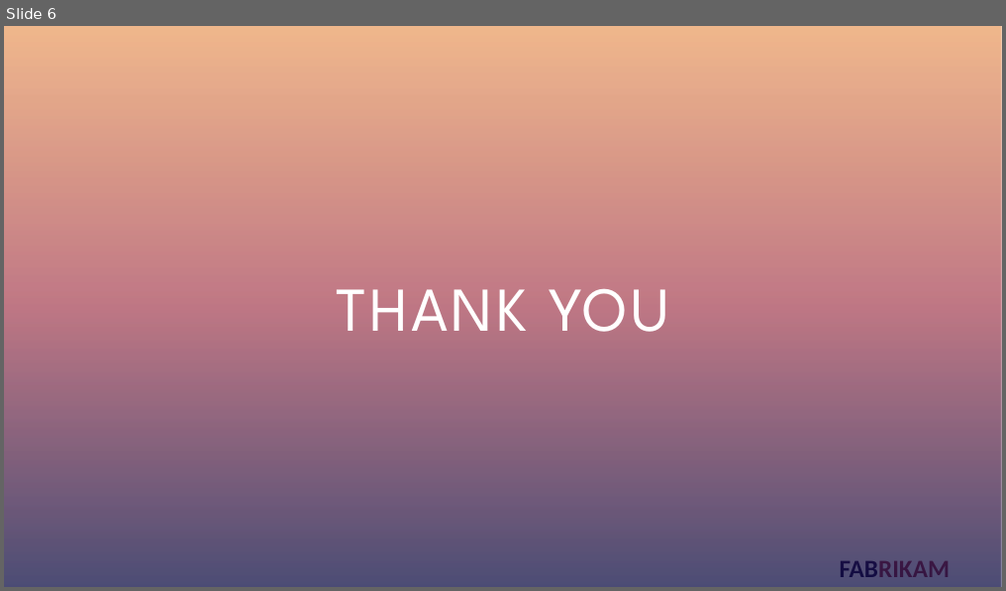
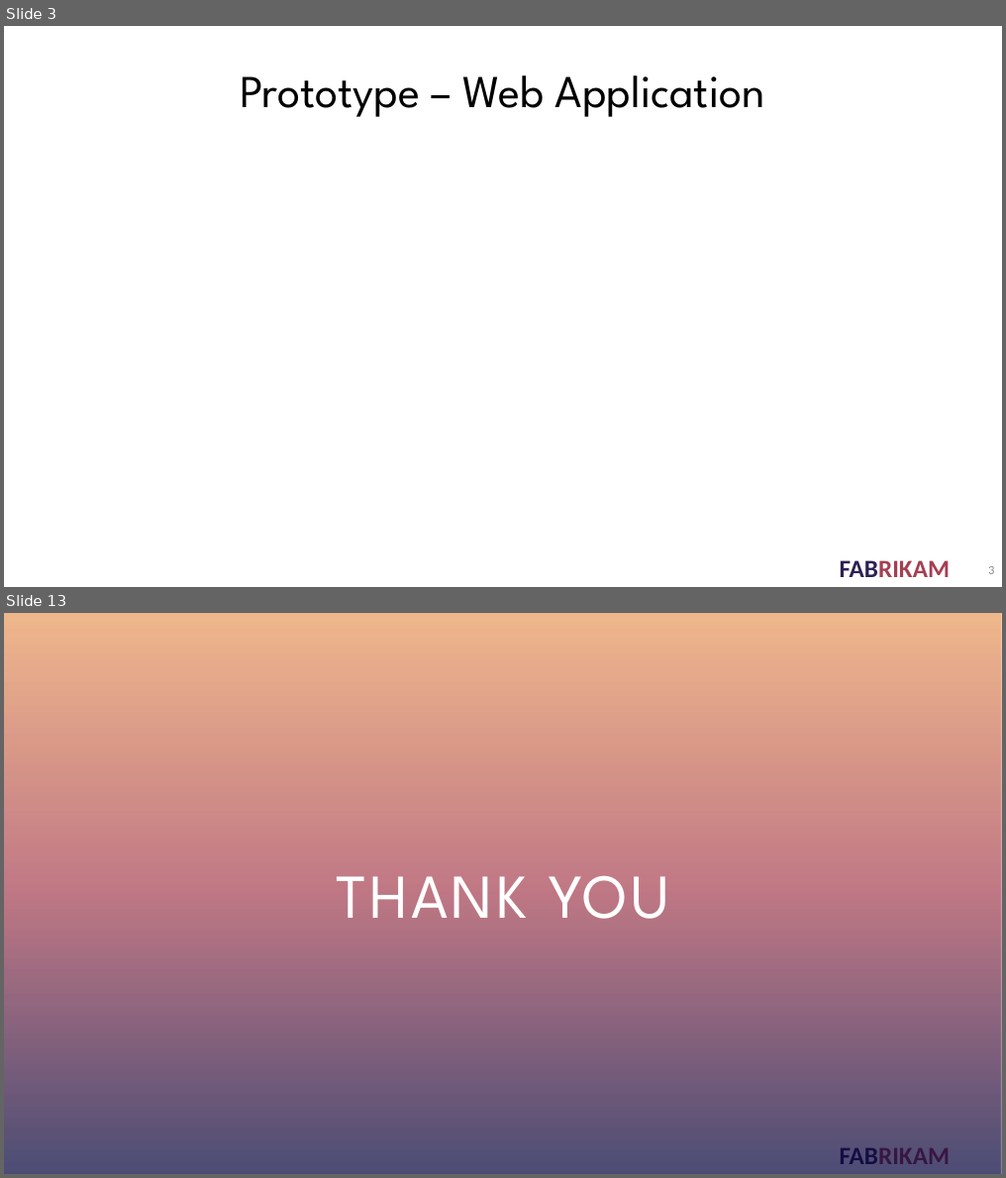
Before and after one commit to Pathfinder-Team/Computing-Project-2019---PathFinder, a slide deck: Documents/Technical Proposal - Due 21-10-19/PathFinder_presentation.pptx. Shown one above the other, each under a label of ours: slide 6 before the commit, slides 3 and 13 after it; the slides between them are not shown. The pictures are 1006x591 and 1006x1178 pixels, drawn with LibreOffice and Linux fonts; fonts in the diff are those of the drawing; background and template pictures are left out. Boxes give left, top, right and bottom in pixels: in the first picture for what was removed or moved away, otherwise in the second. Text is boxed around its words. In the diff, an @@ line names an element or a change of style, - is before the commit and + after.

```diff
--- a/Documents/Technical Proposal - Due 21-10-19/PathFinder_presentation.pptx
+++ b/Documents/Technical Proposal - Due 21-10-19/PathFinder_presentation.pptx
@@ slide 3 added at (4, 26, 1002, 587), background #FFFFFF; not listed: 1 template element that a slide beside it also shows @@
@@ title added at (240, 76, 765, 117), 44 pt, text #000000 @@
+Prototype – Web Application
@@ page number added at (988, 567, 994, 574), 12 pt, text #8C8C8C @@
+3
@@ what was slide 6 is now slide 13 @@
```
Also in this commit, not shown: 3 slides changed, 6 other slides added.
